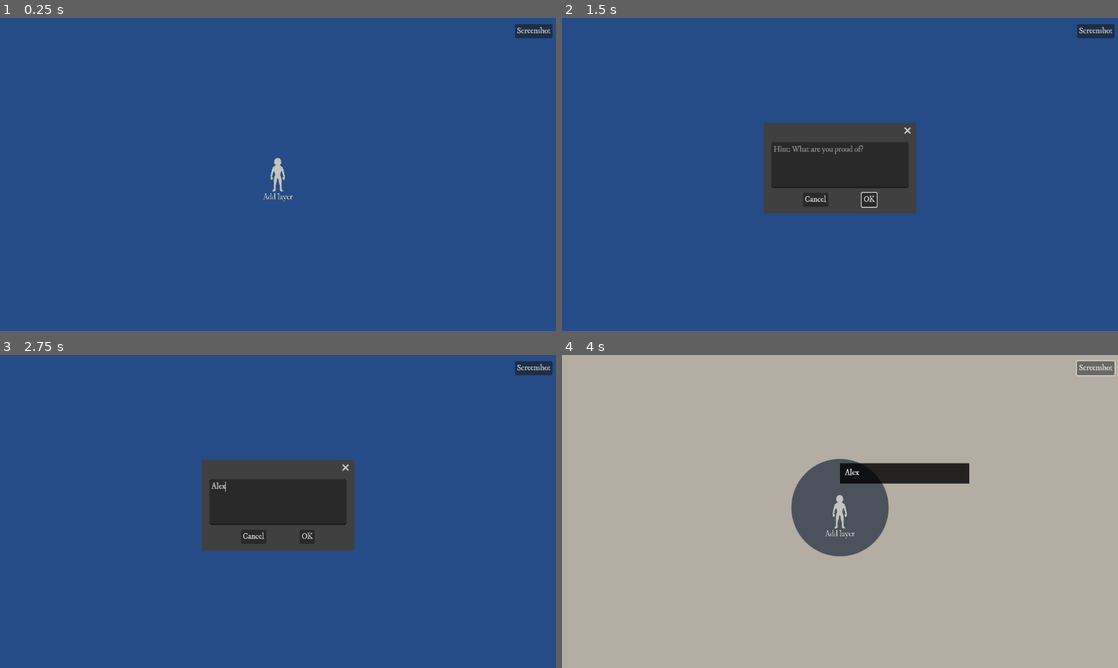
Above: before the commit, frames 1-4 (two rows, left to right).
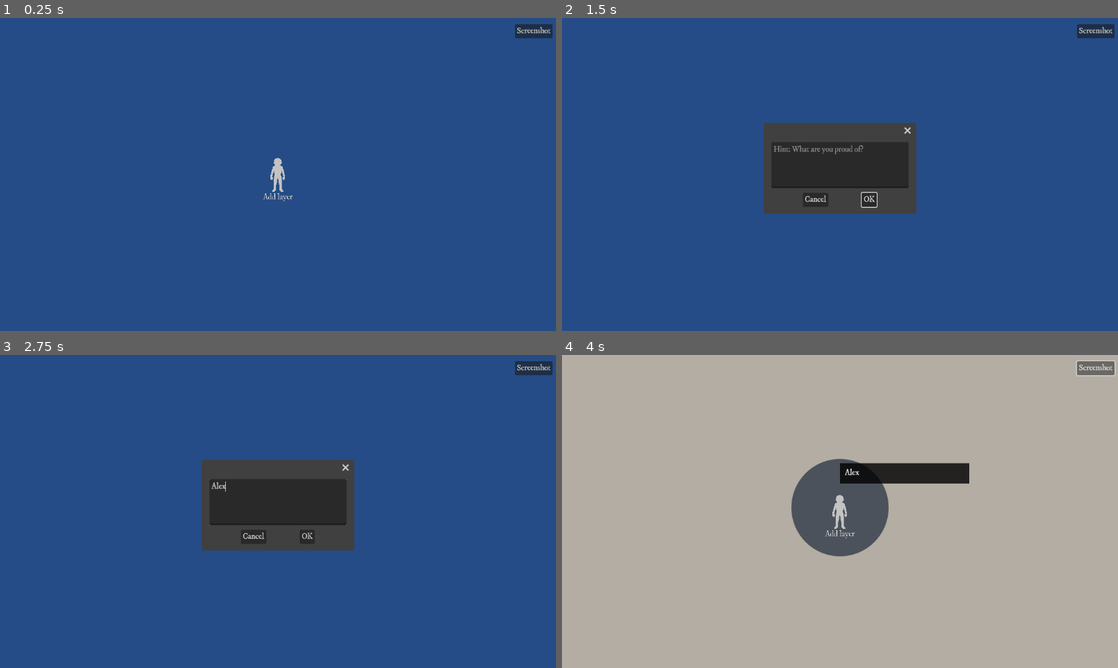
Above: after the commit, the same moments.

Repository: francosorbello/the-hand-that-guides-me
Game: Godot game, scene res://main.tscn
The game is run twice, just before and just after one commit, with the same random seed, the same clock (stepped at 60 frames per second) and the same inputs.
Inputs (mouse positions are in pixels of both pictures, inside the frame that each line leads up to):
- Up to frame 1 (0.25 s): no input
- Up to frame 2 (1.5 s): click "Screenshot" at 0.5 s; click "[center]Add layer[/center]" at 1.25 s
- Up to frame 3 (2.75 s): click (278, 502) at 2.02 s; type "Alex" at 2.1 s
- Up to frame 4 (4 s): click "OK" at 2.75 s; click "Screenshot" at 3.5 s

The runs differ from the first frame. In frame 1, less than 0.1% of the frame differs, in the area x 48-99%, y 3-59%; in frame 2, less than 0.1%; in frame 3, less than 0.1%; in frame 4, less than 0.1%.

Commit message:
fixed blurry viewports

Diff:
--- a/main.gd
+++ b/main.gd
@@ -4,13 +4,8 @@
     $ConfirmationDialog.popup_centered()
     pass # Replace with function body.
 
-
-# func show_all_dialogs() -> void:
-#     var circle_manager = $MainViewport/SubViewport/Circles/SubViewport/CircleManager as CircleManager
-#     for circle in circle_manager.circles:
-#         circle.show_circle_tooltip()
-
-# func _process(delta: float) -> void:
-#     if Input.is_action_just_pressed("show_tooltips"):
-#         show_all_dialogs()
-#         pass # Replace with function body.
+func _ready():
+    $MainViewport/SubViewport.canvas_item_default_texture_filter = Viewport.DEFAULT_CANVAS_ITEM_TEXTURE_FILTER_NEAREST
+    $MainViewport/SubViewport/BG/SubViewport.canvas_item_default_texture_filter = Viewport.DEFAULT_CANVAS_ITEM_TEXTURE_FILTER_NEAREST
+    $MainViewport/SubViewport/Circles/SubViewport.canvas_item_default_texture_filter = Viewport.DEFAULT_CANVAS_ITEM_TEXTURE_FILTER_NEAREST
+    $MainViewport/SubViewport/AddButton/SubViewport.canvas_item_default_texture_filter = Viewport.DEFAULT_CANVAS_ITEM_TEXTURE_FILTER_NEAREST
--- a/project.godot
+++ b/project.godot
@@ -48,5 +48,6 @@
 
 [rendering]
 
+textures/canvas_textures/default_texture_filter=0
 renderer/rendering_method="gl_compatibility"
 renderer/rendering_method.mobile="gl_compatibility"
